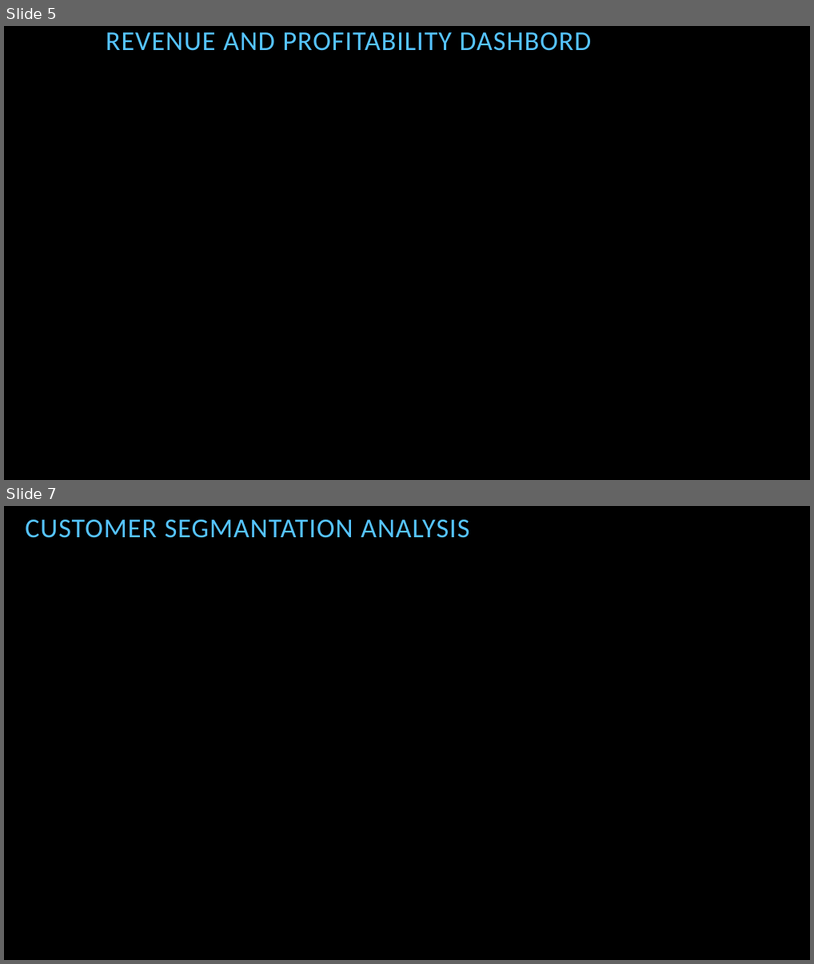
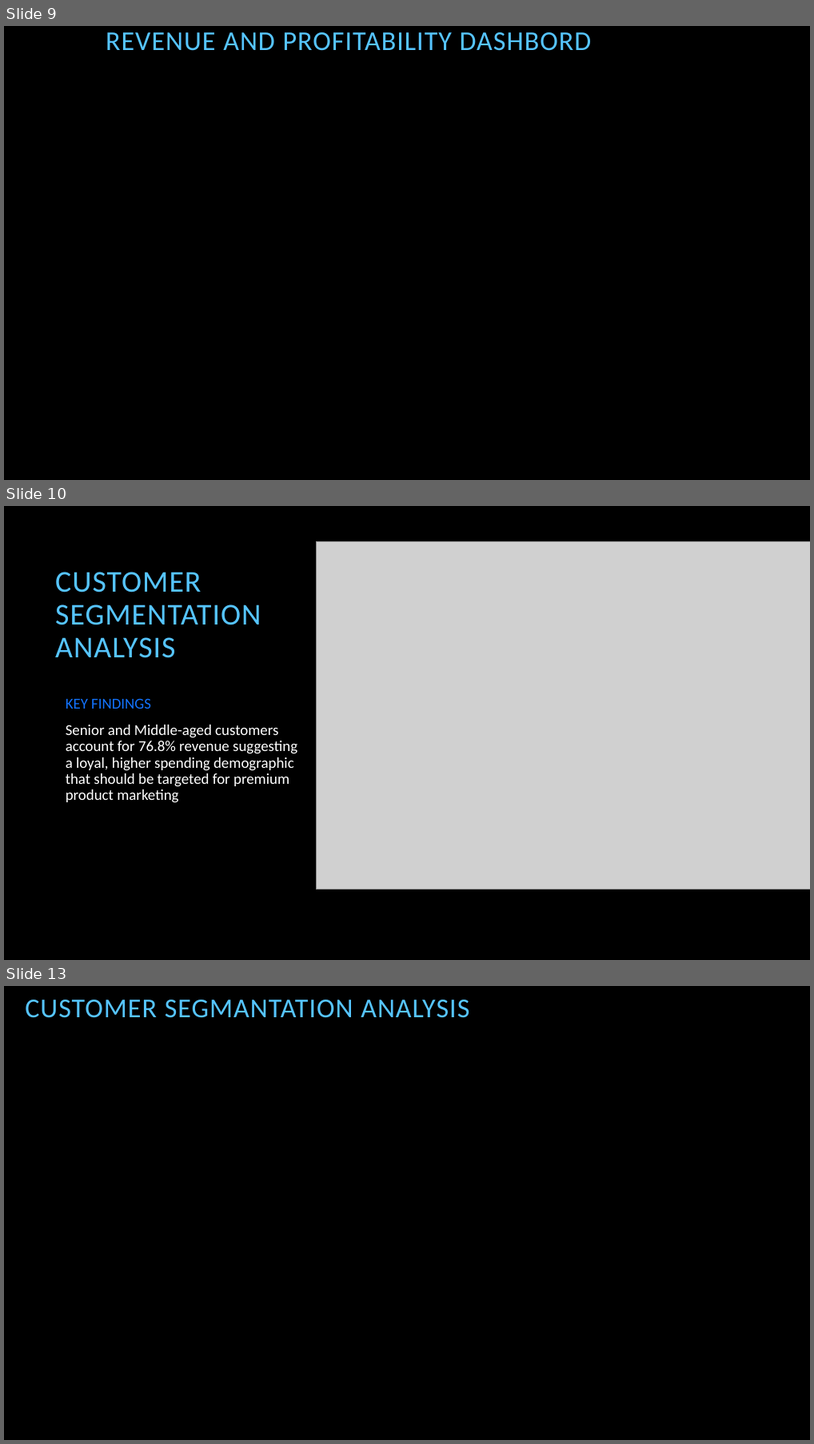
Before and after one commit to mutheumbuta/Electronic_retailstore_analysis, a slide deck: ELECTRONICS RETAIL STORE presentation.pptx. Shown one above the other, each under a label of ours: slides 5 and 7 before the commit, slides 9, 10 and 13 after it; the slides between them are not shown. The pictures are 814x964 and 814x1444 pixels, drawn with LibreOffice and Linux fonts; fonts in the diff are those of the drawing; grey boxes stand for pictures; background and template pictures are left out. Boxes give left, top, right and bottom in pixels: in the first picture for what was removed or moved away, otherwise in the second. Text is boxed around its words. In the diff, an @@ line names an element or a change of style, - is before the commit and + after.

```diff
--- a/ELECTRONICS RETAIL STORE presentation.pptx
+++ b/ELECTRONICS RETAIL STORE presentation.pptx
@@ slide 10 added at bbox=[4, 506, 810, 960], background picture (left out) @@
@@ picture added at bbox=[316, 541, 810, 889] @@
@@ title added at bbox=[55, 572, 261, 658], 36 pt, text #56C5FF @@
+CUSTOMER SEGMENTATION
+ANALYSIS
@@ text added at bbox=[66, 698, 298, 803], 18 pt, text #FFFFFF @@
+KEY FINDINGS
+Senior and Middle-aged customers account for 76.8% revenue suggesting a loyal, higher spending demographic that should be targeted for premium product marketing
@@ what was slide 5 is now slide 9 @@
@@ what was slide 7 is now slide 13 @@
```
Also in this commit, not shown: 4 slides changed, 6 other slides added.
